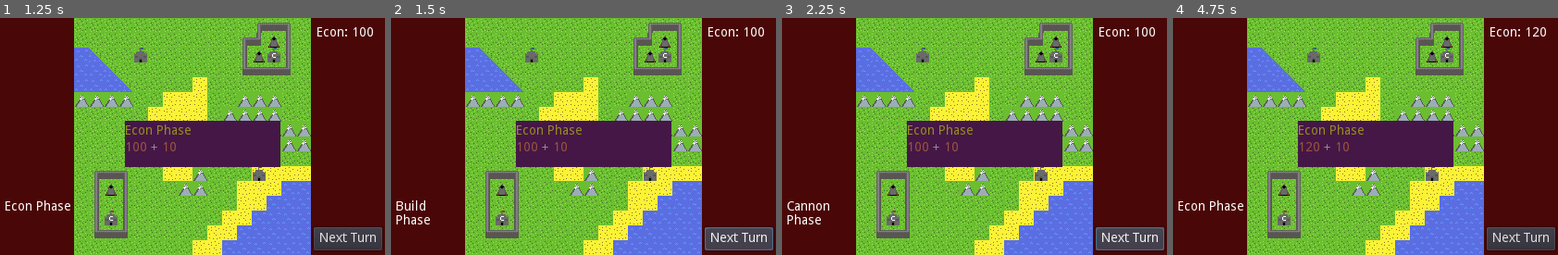
Above: before the commit, frames 1-4 (left to right).
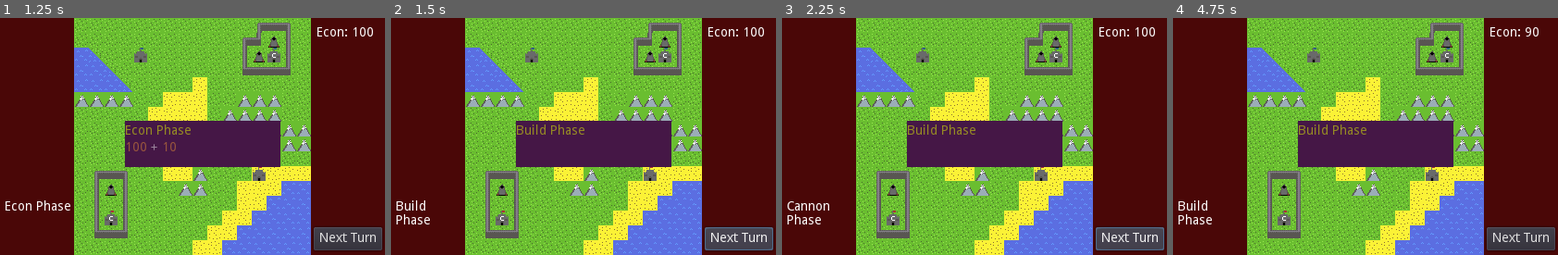
Above: after the commit, the same moments.

Repository: FlyingPollo12/RBNR
Game: Godot game, scene res://Source/Levels/Menu.tscn
Same seed, same stepped clock (60 frames per second), same inputs: the game is played once before the commit and once after it.
Inputs (mouse positions are in pixels of both pictures, inside the frame that each line leads up to):
- Up to frame 1 (1.25 s): click "Play" at 0.5 s
- Up to frame 2 (1.5 s): click "Next Turn" at 1.25 s
- Up to frame 3 (2.25 s): click "Next Turn" at 2 s
- Up to frame 4 (4.75 s): click "Next Turn" at 2.75 s; tap Enter at 3.5 s; move the mouse to (1450, 124) at 3.52 s; click (1450, 124) at 3.67 s; tap Space at 4.25 s; move the mouse to (1288, 148) at 4.27 s; click (1288, 148) at 4.42 s

Frame 1 is identical in both runs. In frame 2, 0.5% of the frame differs, in the area x 32-51%, y 44-57%; in frame 3, 0.5%; in frame 4, 1.1%, in the area x 1-97%, y 3-88%.

Commit message:
cleaning and added cannon ball firing

Diff:
--- a/Source/Levels/Game_Test_Scene.tscn
+++ b/Source/Levels/Game_Test_Scene.tscn
@@ -22,7 +22,7 @@
 cell_size = Vector2( 16, 16 )
 cell_quadrant_size = 1
 format = 1
-tile_data = PoolIntArray( 12, 9, 0, 13, 10, 0, 14, 11, 0, 65547, 9, 0, 65548, 15, 0, 65549, 16, 0, 65550, 12, 0, 131076, 6, 0, 131083, 13, 0, 131084, 16, 0, 131085, 8, 0, 131086, 12, 0, 196619, 14, 0, 196620, 10, 0, 196621, 10, 0, 196622, 15, 0, 655361, 9, 0, 655362, 10, 0, 655363, 11, 0, 655372, 5, 0, 720897, 13, 0, 720898, 16, 0, 720899, 12, 0, 786433, 13, 0, 786435, 12, 0, 851969, 13, 0, 851970, 7, 0, 851971, 12, 0, 917505, 14, 0, 917506, 10, 0, 917507, 15, 0 )
+tile_data = PoolIntArray( 12, 9, 0, 13, 17, 0, 14, 18, 0, 65547, 9, 0, 65548, 15, 0, 65549, 16, 0, 65550, 19, 0, 131076, 6, 0, 131083, 20, 0, 131084, 16, 0, 131085, 8, 0, 131086, 19, 0, 196619, 14, 0, 196620, 17, 0, 196621, 17, 0, 196622, 15, 0, 655361, 9, 0, 655362, 17, 0, 655363, 18, 0, 655372, 5, 0, 720897, 20, 0, 720898, 16, 0, 720899, 19, 0, 786433, 20, 0, 786435, 19, 0, 851969, 20, 0, 851970, 7, 0, 851971, 19, 0, 917505, 14, 0, 917506, 17, 0, 917507, 15, 0 )
 
 [node name="Units" type="TileMap" parent="."]
 format = 1
--- /dev/null
+++ b/Source/Levels/cannonBall.tscn
@@ -0,0 +1,21 @@
+[gd_scene load_steps=4 format=2]
+
+[ext_resource path="res://Source/Textures/TEST_Tilemap.tres" type="TileSet" id=1]
+[ext_resource path="res://Source/Scripts/cannonBallScript.gd" type="Script" id=2]
+
+[sub_resource type="CircleShape2D" id=1]
+radius = 5.68306
+
+[node name="Ball" type="RigidBody2D"]
+mass = 0.102041
+gravity_scale = 0.0
+script = ExtResource( 2 )
+
+[node name="TileMap" type="TileMap" parent="."]
+tile_set = ExtResource( 1 )
+format = 1
+tile_data = PoolIntArray( 0, 21, 0 )
+
+[node name="CollisionShape2D" type="CollisionShape2D" parent="."]
+position = Vector2( 7.97216, 8.03378 )
+shape = SubResource( 1 )
--- a/Source/Textures/TEST_Tilemap.tres
+++ b/Source/Textures/TEST_Tilemap.tres
@@ -143,62 +143,6 @@
 9/shape_one_way_margin = 0.0
 9/shapes = [  ]
 9/z_index = 0
-10/name = "RBNRTG_TEXTURES.png 10"
-10/texture = ExtResource( 1 )
-10/tex_offset = Vector2( 0, 0 )
-10/modulate = Color( 1, 1, 1, 1 )
-10/region = Rect2( 96, 0, 16, 16 )
-10/tile_mode = 0
-10/occluder_offset = Vector2( 0, 0 )
-10/navigation_offset = Vector2( 0, 0 )
-10/shape_offset = Vector2( 0, 0 )
-10/shape_transform = Transform2D( 1, 0, 0, 1, 0, 0 )
-10/shape_one_way = false
-10/shape_one_way_margin = 0.0
-10/shapes = [  ]
-10/z_index = 0
-11/name = "RBNRTG_TEXTURES.png 11"
-11/texture = ExtResource( 1 )
-11/tex_offset = Vector2( 0, 0 )
-11/modulate = Color( 1, 1, 1, 1 )
-11/region = Rect2( 112, 0, 16, 16 )
-11/tile_mode = 0
-11/occluder_offset = Vector2( 0, 0 )
-11/navigation_offset = Vector2( 0, 0 )
-11/shape_offset = Vector2( 0, 0 )
-11/shape_transform = Transform2D( 1, 0, 0, 1, 0, 0 )
-11/shape_one_way = false
-11/shape_one_way_margin = 0.0
-11/shapes = [  ]
-11/z_index = 0
-12/name = "RBNRTG_TEXTURES.png 12"
-12/texture = ExtResource( 1 )
-12/tex_offset = Vector2( 0, 0 )
-12/modulate = Color( 1, 1, 1, 1 )
-12/region = Rect2( 128, 0, 16, 16 )
-12/tile_mode = 0
-12/occluder_offset = Vector2( 0, 0 )
-12/navigation_offset = Vector2( 0, 0 )
-12/shape_offset = Vector2( 0, 0 )
-12/shape_transform = Transform2D( 1, 0, 0, 1, 0, 0 )
-12/shape_one_way = false
-12/shape_one_way_margin = 0.0
-12/shapes = [  ]
-12/z_index = 0
-13/name = "RBNRTG_TEXTURES.png 13"
-13/texture = ExtResource( 1 )
-13/tex_offset = Vector2( 0, 0 )
-13/modulate = Color( 1, 1, 1, 1 )
-13/region = Rect2( 144, 0, 16, 16 )
-13/tile_mode = 0
-13/occluder_offset = Vector2( 0, 0 )
-13/navigation_offset = Vector2( 0, 0 )
-13/shape_offset = Vector2( 0, 0 )
-13/shape_transform = Transform2D( 1, 0, 0, 1, 0, 0 )
-13/shape_one_way = false
-13/shape_one_way_margin = 0.0
-13/shapes = [  ]
-13/z_index = 0
 14/name = "RBNRTG_TEXTURES.png 14"
 14/texture = ExtResource( 1 )
 14/tex_offset = Vector2( 0, 0 )
@@ -241,3 +185,73 @@
 16/shape_one_way_margin = 0.0
 16/shapes = [  ]
 16/z_index = 0
+17/name = "RBNRTG_TEXTURES.png 17"
+17/texture = ExtResource( 1 )
+17/tex_offset = Vector2( 0, 0 )
+17/modulate = Color( 1, 1, 1, 1 )
+17/region = Rect2( 96, 0, 16, 16 )
+17/tile_mode = 0
+17/occluder_offset = Vector2( 0, 0 )
+17/navigation_offset = Vector2( 0, 0 )
+17/shape_offset = Vector2( 0, 0 )
+17/shape_transform = Transform2D( 1, 0, 0, 1, 0, 0 )
+17/shape_one_way = false
+17/shape_one_way_margin = 0.0
+17/shapes = [  ]
+17/z_index = 0
+18/name = "RBNRTG_TEXTURES.png 18"
+18/texture = ExtResource( 1 )
+18/tex_offset = Vector2( 0, 0 )
+18/modulate = Color( 1, 1, 1, 1 )
+18/region = Rect2( 112, 0, 16, 16 )
+18/tile_mode = 0
+18/occluder_offset = Vector2( 0, 0 )
+18/navigation_offset = Vector2( 0, 0 )
+18/shape_offset = Vector2( 0, 0 )
+18/shape_transform = Transform2D( 1, 0, 0, 1, 0, 0 )
+18/shape_one_way = false
+18/shape_one_way_margin = 0.0
+18/shapes = [  ]
+18/z_index = 0
+19/name = "RBNRTG_TEXTURES.png 19"
+19/texture = ExtResource( 1 )
+19/tex_offset = Vector2( 0, 0 )
+19/modulate = Color( 1, 1, 1, 1 )
+19/region = Rect2( 128, 0, 16, 16 )
+19/tile_mode = 0
+19/occluder_offset = Vector2( 0, 0 )
+19/navigation_offset = Vector2( 0, 0 )
+19/shape_offset = Vector2( 0, 0 )
+19/shape_transform = Transform2D( 1, 0, 0, 1, 0, 0 )
+19/shape_one_way = false
+19/shape_one_way_margin = 0.0
+19/shapes = [  ]
+19/z_index = 0
+20/name = "RBNRTG_TEXTURES.png 20"
+20/texture = ExtResource( 1 )
+20/tex_offset = Vector2( 0, 0 )
+20/modulate = Color( 1, 1, 1, 1 )
+20/region = Rect2( 144, 0, 16, 16 )
+20/tile_mode = 0
+20/occluder_offset = Vector2( 0, 0 )
+20/navigation_offset = Vector2( 0, 0 )
+20/shape_offset = Vector2( 0, 0 )
+20/shape_transform = Transform2D( 1, 0, 0, 1, 0, 0 )
+20/shape_one_way = false
+20/shape_one_way_margin = 0.0
+20/shapes = [  ]
+20/z_index = 0
+21/name = "RBNRTG_TEXTURES.png 21"
+21/texture = ExtResource( 1 )
+21/tex_offset = Vector2( 0, 0 )
+21/modulate = Color( 1, 1, 1, 1 )
+21/region = Rect2( 192, 16, 16, 16 )
+21/tile_mode = 0
+21/occluder_offset = Vector2( 0, 0 )
+21/navigation_offset = Vector2( 0, 0 )
+21/shape_offset = Vector2( 0, 0 )
+21/shape_transform = Transform2D( 1, 0, 0, 1, 0, 0 )
+21/shape_one_way = false
+21/shape_one_way_margin = 0.0
+21/shapes = [  ]
+21/z_index = 0
--- a/Source/scripts/GameScript.gd
+++ b/Source/scripts/GameScript.gd
@@ -1,4 +1,7 @@
 extends Node2D
+
+#---- Preloaded ----
+var cannonBall = preload("res://Source/Levels/cannonBall.tscn")
 
 
 #---- Turn Controller ----
@@ -6,7 +9,7 @@
 const BUILD_PHASE = 1
 const PLANNING_PHASE = 2
 const CANNON_PHASE = 3
-var PHASE
+var PHASE #current phase var
 
 
 #---- Tile id's ----
@@ -44,18 +47,21 @@
 const GRID_MAXX = 15 #specific for this map
 
 
+#---- Game var globals ----
 var playerGold = 100
 var myTimer
 
 
 
-# Called when the node enters the scene tree for the first time.
 func _ready():
-	screen_metrics()
+#setup
+	screen_metrics()#prints all screen measurements
 
-
+	# prepare timer. Use as:
+	#   myTimer.start()
+	#   yield(myTimer, "timeout")
 	myTimer = Timer.new()
-	myTimer.set_wait_time(2)
+	myTimer.set_wait_time(2) # wait time can be set again at any point
 	myTimer.set_one_shot(true)
 	self.add_child(myTimer)
 
@@ -77,26 +83,29 @@
 	$notificationBox.hide()
 	$econStat.text = "Econ: 0"
 	PHASE = ECON_PHASE
-	Controller()
+	PhaseController()
 
 
-func Controller():
+
+func PhaseController():
+#call function based on phase
 	match PHASE:
 		ECON_PHASE:
+			$currentPhase.text = "Econ Phase"
 			econ_phase()
-			$currentPhase.text = "Econ Phase"
 		BUILD_PHASE:
+			$currentPhase.text = "Build Phase"
 			build_phase()
-			$currentPhase.text = "Build Phase"
-		#PLANNING_PHASE:
+		#PLANNING_PHASE: for unit planning
 		#planning_phase()
 		CANNON_PHASE:
+			$currentPhase.text = "Cannon Phase"
 			cannon_phase()
-			$currentPhase.text = "Cannon Phase"
+
 
 
 func NextTurn():
-	print("next turn")
+	print("next turn func")
 	match PHASE:
 		ECON_PHASE:
 			PHASE = BUILD_PHASE
@@ -104,10 +113,13 @@
 			PHASE = CANNON_PHASE
 		CANNON_PHASE:
 			PHASE = ECON_PHASE
-	Controller()
+	PhaseController()
+
 
 
 func econ_phase():
+	print("econ phase")
+
 	$notificationBox/phaseNotification.text = "Econ Phase\n" + str(playerGold) + " + 10"
 	$notificationBox.show()
 	myTimer.start()
@@ -117,15 +129,33 @@
 	NextTurn()
 
 
+
 func build_phase():
 	print("build phase")
+
+	$notificationBox/phaseNotification.text = "Build Phase"
+	$notificationBox.show()
+	myTimer.start()
+	yield(myTimer, "timeout")
+	$notificationBox.hide()
+
 
 
 func cannon_phase():
 	print("cannon phase")
 
+	# 2 cannons trace and point to cursor
+	# 3 only cannons you control are selected
+
+	# 1 clicking fires cannonball at tile selected
+
+	# 4 destroy walls when hit
+
+
 
 func _input(event):
+# Handles all input.
+# Filters input based on phase!
 	if event is InputEventMouseButton:
 		if event.is_pressed():
 			var pos = event.position
@@ -143,11 +173,18 @@
 			if PHASE == BUILD_PHASE and playerGold > 4:
 				$Structures.set_cell(newx, newy, HORIZONTAL_WALL)
 				playerGold = playerGold - 5
+			if PHASE == CANNON_PHASE:
+				print("SHOOT")
+				var cball = cannonBall.instance()
+				cball.init(Vector2(32,176), Vector2(x,y))
+				add_child(cball)
+
 
 
 # Called every frame. 'delta' is the elapsed time since the previous frame.
 func _process(delta):
 	$econStat.text = "Econ: " + str(playerGold)
+
 
 
 func screen_metrics():
--- /dev/null
+++ b/Source/scripts/cannonBallScript.gd
@@ -0,0 +1,19 @@
+extends RigidBody2D
+
+
+var firingCannonPos
+var targetTilePos
+
+func init(cannonPos, targetPos):
+	firingCannonPos = cannonPos
+	targetTilePos = targetPos
+
+# Called when the node enters the scene tree for the first time.
+func _ready():
+	position = firingCannonPos
+	apply_impulse(Vector2(100,-100), Vector2(10,10)) #this is not working how i thought it would..
+
+
+# Called every frame. 'delta' is the elapsed time since the previous frame.
+#func _process(delta):
+#	pass
